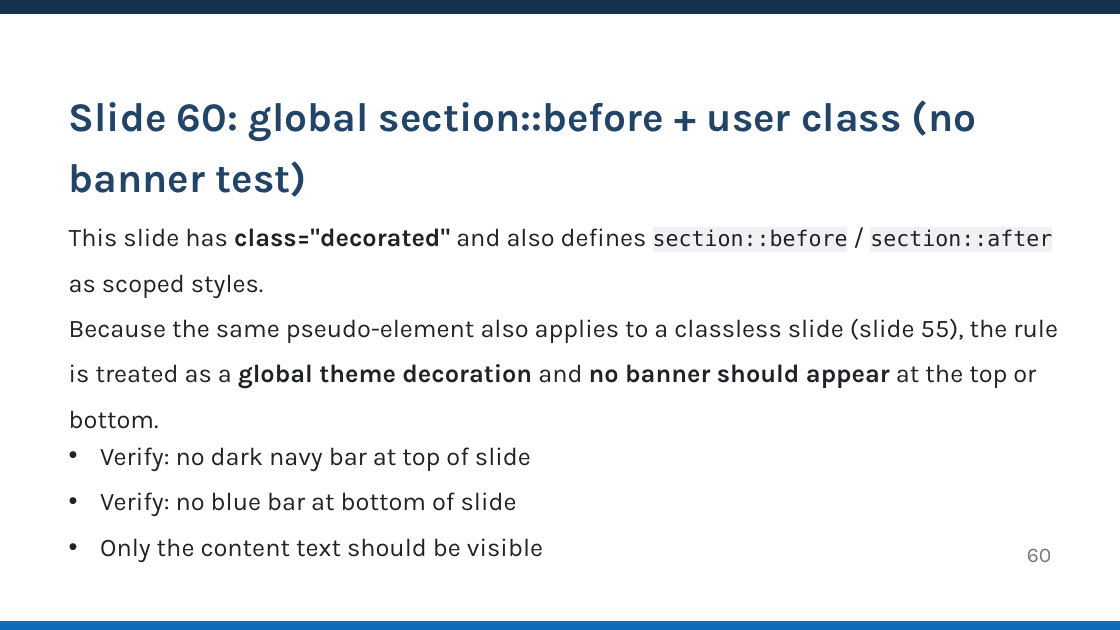
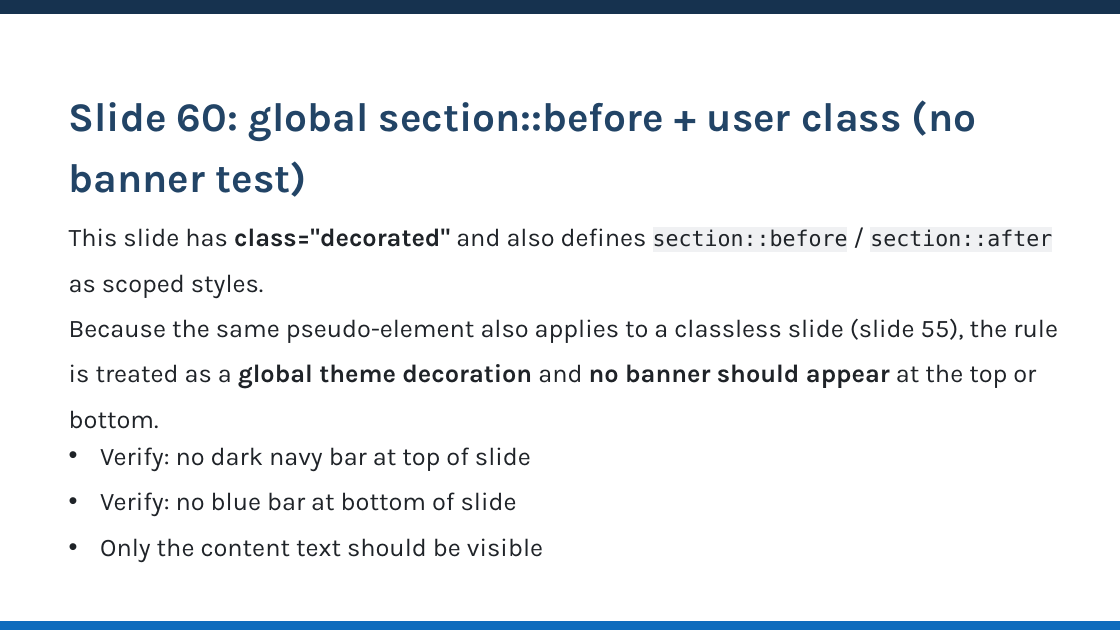
Before and after one commit to KatsuYuzu/marp-to-editable-pptx, a slide deck: slide 60 of src/native-pptx/test-fixtures/slides-ci-native.pptx. Drawn at 1120x630 pixels with LibreOffice and Linux fonts; fonts in the diff are those of the drawing. Boxes give left, top, right and bottom in pixels: in the first picture for what was removed or moved away, otherwise in the second. Text is boxed around its words. In the diff, an @@ line names an element or a change of style, - is before the commit and + after.

```diff
--- a/src/native-pptx/test-fixtures/slides-ci-native.pptx
+++ b/src/native-pptx/test-fixtures/slides-ci-native.pptx
@@ text removed at <box>1027,548,1051,562</box> @@
-60
```
Also in this commit, not shown: 62 other slides changed, 13 other files.
